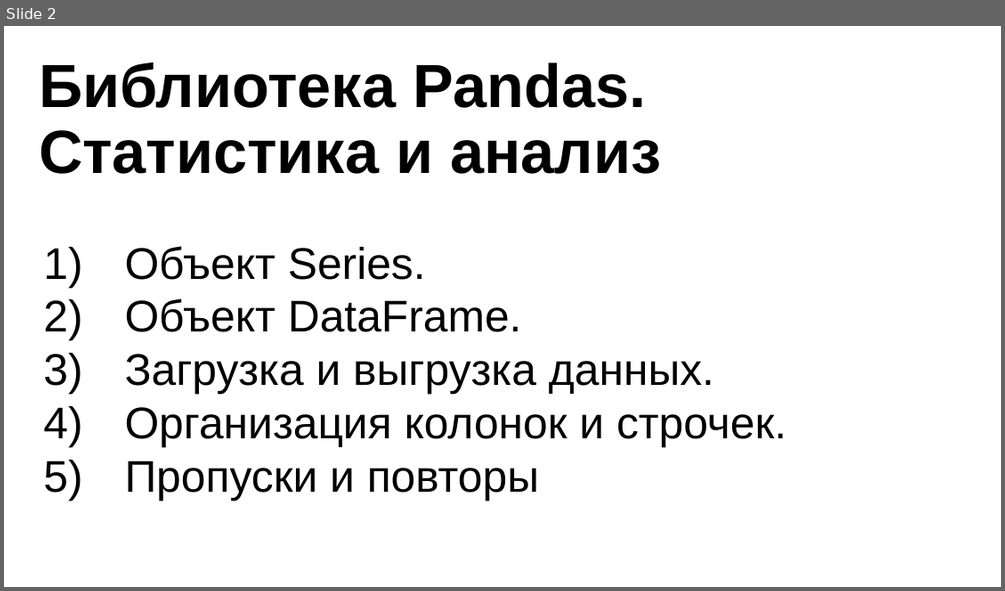
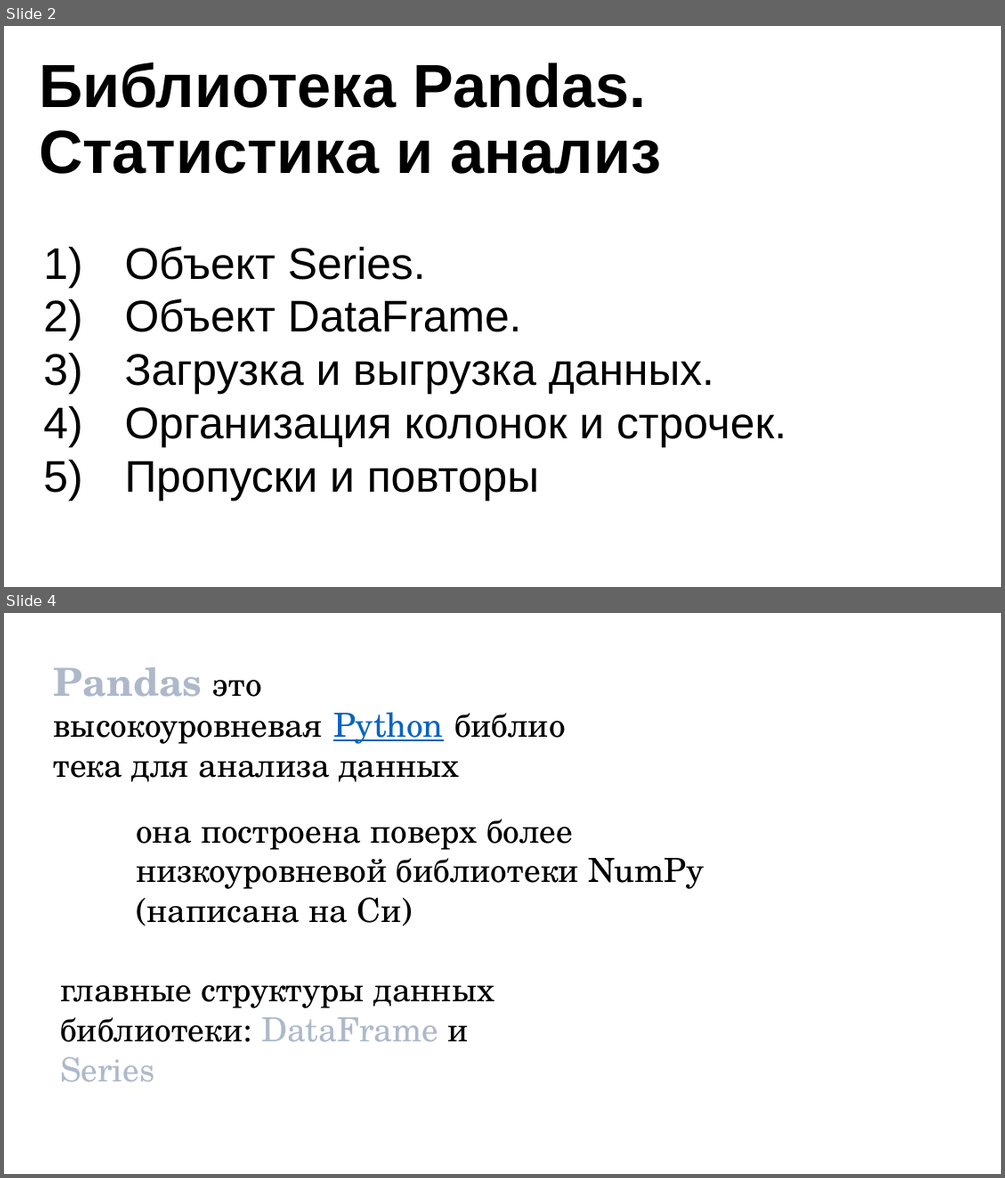
Before and after one commit to nesrv/pt-cgis, a slide deck: m30/ppt/презентация.pptx. Shown one above the other, each under a label of ours: slide 2 before the commit, slides 2 and 4 after it; the slides between them are not shown. The pictures are 1005x591 and 1005x1178 pixels, drawn with LibreOffice and Linux fonts; fonts in the diff are those of the drawing; background and template pictures are left out. Boxes give left, top, right and bottom in pixels: in the first picture for what was removed or moved away, otherwise in the second. Text is boxed around its words. In the diff, an @@ line names an element or a change of style, - is before the commit and + after.

```diff
--- a/m30/ppt/презентация.pptx
+++ b/m30/ppt/презентация.pptx
@@ slide 4 added at <box>4,613,1001,1174</box>, background #FFFFFF @@
@@ text added at <box>54,667,460,782</box>, 24 pt, text #000000 @@
+Pandas это высокоуровневая Python библиотека для анализа данных
@@ text added at <box>136,819,704,923</box>, 24 pt, text #000000 @@
+она построена поверх более низкоуровневой библиотеки NumPy (написана на Си)
@@ text added at <box>60,985,494,1082</box>, 24 pt, text #000000 @@
+главные структуры данных библиотеки: DataFrame и Series
```
Also in this commit, not shown: 15 other slides added, 4 other files.
